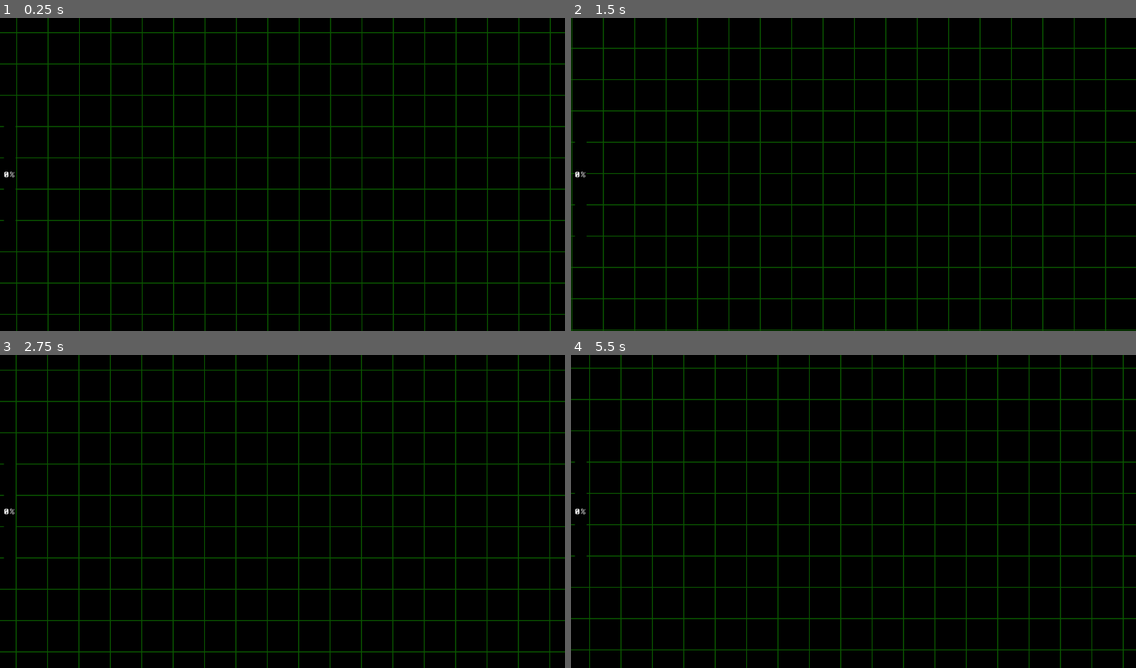
Above: before the commit, frames 1-4 (two rows, left to right).
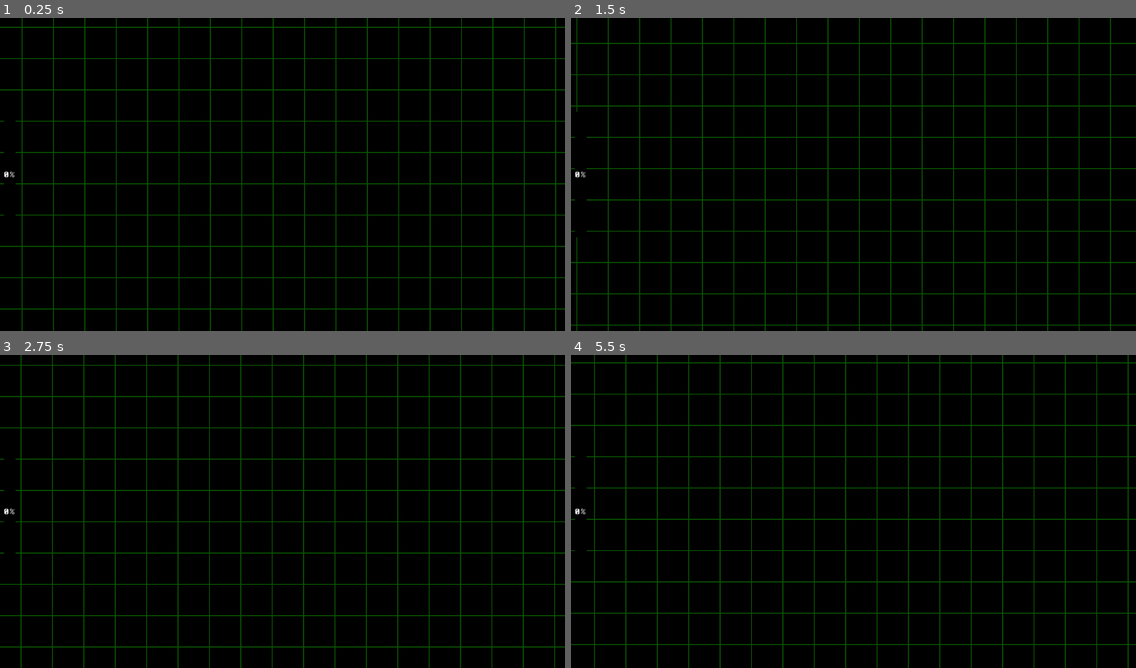
Above: after the commit, the same moments.

Repository: LunarTides/nutdealer
Game: Godot game, scene res://scenes/encounter/encounter_ui.tscn
Same seed, same stepped clock (60 frames per second), same inputs: the game is played once before the commit and once after it. This scene is started directly instead of the project's main scene. The engine's default icon, where the game draws it, is replaced by a stand-in: a white triangle on a blue panel in a dark square. Sound files missing from this copy of the repository are replaced by a short silence.
Inputs (mouse positions are in pixels of both pictures, inside the frame that each line leads up to):
- Up to frame 1 (0.25 s): no input
- Up to frame 2 (1.5 s): move the mouse to (977, 158) at 0.52 s; hold D (editor_pan_right) 0.53-1.25 s; hold Z (interact) 0.53-1.25 s; click (977, 158) at 0.67 s; drag from (740, 190) to (825, 237) at 1.27 s
- Up to frame 3 (2.75 s): move the mouse to (339, 442) at 2.02 s; hold D (editor_pan_right) from 2.03 s (still down); hold Z (interact) from 2.03 s (still down)
- Up to frame 4 (5.5 s): release D (editor_pan_right) at 2.75 s; release Z (interact) at 2.75 s; drag from (825, 574) to (684, 464) at 2.77 s; move the mouse to (1023, 558) at 3.52 s; hold A (editor_pan_left) 3.53-4.25 s; hold Z (interact) 3.53-4.25 s; drag from (684, 464) to (768, 433) at 4.27 s; move the mouse to (881, 511) at 5.02 s; hold S (editor_pan_down) from 5.03 s (still down); hold Z (interact) from 5.03 s (still down); click (881, 511) at 5.17 s

The runs differ from the first frame. In frame 1, 14% of the frame differs, in the area x 0-100%, y 0-100%; in frame 2, 14%; in frame 3, 14%; in frame 4, 15%.

Commit message:
Improve tile encounter ui a little

Diff:
--- a/scenes/creator/tile/encounter/encounter_ui.tscn
+++ b/scenes/creator/tile/encounter/encounter_ui.tscn
@@ -11,33 +11,30 @@
 layout_mode = 3
 anchors_preset = 0
 script = ExtResource("1_wg8ba")
-main = NodePath("VBoxContainer/Upper/Main")
-party_member_customizer = NodePath("VBoxContainer/Lower/PartyMemberCustomizer")
-enemy_customizer = NodePath("VBoxContainer/Lower/EnemyCustomizer")
+main = NodePath("Upper/VBoxContainer/Main")
+party_member_customizer = NodePath("Upper/VBoxContainer/PartyMemberCustomizer")
+enemy_customizer = NodePath("Upper/VBoxContainer/EnemyCustomizer")
 metadata/_tab_index = 1
 
-[node name="VBoxContainer" type="VBoxContainer" parent="." unique_id=906916803]
-layout_mode = 0
-offset_right = 40.0
-offset_bottom = 40.0
+[node name="Upper" type="HBoxContainer" parent="." unique_id=1077439485]
+layout_mode = 1
+offset_right = 1032.0
+offset_bottom = 1140.0
 theme_override_constants/separation = 8
 
-[node name="Upper" type="HBoxContainer" parent="VBoxContainer" unique_id=1077439485]
+[node name="VBoxContainer" type="VBoxContainer" parent="Upper" unique_id=906916803]
 layout_mode = 2
 theme_override_constants/separation = 8
 
-[node name="Main" parent="VBoxContainer/Upper" unique_id=1151965058 instance=ExtResource("2_nicsj")]
+[node name="Main" parent="Upper/VBoxContainer" unique_id=1151965058 instance=ExtResource("2_nicsj")]
 layout_mode = 2
 
-[node name="Logic" parent="VBoxContainer/Upper" unique_id=23582441 instance=ExtResource("3_rnxnx")]
+[node name="PartyMemberCustomizer" parent="Upper/VBoxContainer" unique_id=1204561274 instance=ExtResource("4_o6kio")]
 layout_mode = 2
 
-[node name="Lower" type="HBoxContainer" parent="VBoxContainer" unique_id=33488717]
-layout_mode = 2
-theme_override_constants/separation = 8
-
-[node name="PartyMemberCustomizer" parent="VBoxContainer/Lower" unique_id=1204561274 instance=ExtResource("4_o6kio")]
+[node name="EnemyCustomizer" parent="Upper/VBoxContainer" unique_id=320387843 instance=ExtResource("5_u5u6w")]
 layout_mode = 2
 
-[node name="EnemyCustomizer" parent="VBoxContainer/Lower" unique_id=320387843 instance=ExtResource("5_u5u6w")]
+[node name="Logic" parent="Upper" unique_id=23582441 instance=ExtResource("3_rnxnx")]
+custom_maximum_size = Vector2(-1, 712)
 layout_mode = 2
--- a/scenes/creator/tile/encounter/logic.tscn
+++ b/scenes/creator/tile/encounter/logic.tscn
@@ -9,8 +9,15 @@
 font_size = 24
 font_color = Color(0, 0.76862746, 0.9098039, 1)
 
+[sub_resource type="StyleBoxFlat" id="StyleBoxFlat_p28jy"]
+bg_color = Color(0, 0, 0, 1)
+border_width_left = 1
+border_width_top = 1
+border_width_right = 1
+border_width_bottom = 1
+
 [node name="Logic" type="TabContainer" unique_id=23582441]
-custom_minimum_size = Vector2(512, 356)
+custom_minimum_size = Vector2(1024, 712)
 theme_override_styles/panel = SubResource("StyleBoxFlat_ltqpr")
 current_tab = 0
 clip_tabs = false
@@ -21,7 +28,7 @@
 
 [node name="EncounterGrid" type="TextureRect" parent="Properties" unique_id=1672273597]
 modulate = Color(0.039698455, 0.33625436, 1.92523e-07, 1)
-custom_maximum_size = Vector2(512, 384)
+custom_maximum_size = Vector2(1024, 768)
 clip_contents = true
 layout_mode = 0
 anchor_right = 1.0
@@ -42,17 +49,16 @@
 layout_mode = 2
 metadata/_tab_index = 1
 
-[node name="EncounterGrid2" type="TextureRect" parent="Bullet Patterns" unique_id=1063697216]
+[node name="EncounterGrid" type="TextureRect" parent="Bullet Patterns" unique_id=1569448553]
 modulate = Color(0.039698455, 0.33625436, 1.92523e-07, 1)
-custom_maximum_size = Vector2(512, 384)
+custom_maximum_size = Vector2(1024, 768)
 clip_contents = true
 layout_mode = 1
 anchors_preset = 15
 anchor_right = 1.0
 anchor_bottom = 1.0
 offset_top = -27.0
-grow_horizontal = 2
-grow_vertical = 2
+offset_bottom = 28.0
 mouse_filter = 2
 texture = ExtResource("1_p28jy")
 stretch_mode = 1
@@ -63,9 +69,24 @@
 text = "wip :3 (bullet patterns)"
 label_settings = SubResource("LabelSettings_6knb3")
 
+[node name="SoulContainer" type="PanelContainer" parent="Bullet Patterns" unique_id=1117410755]
+custom_minimum_size = Vector2(256, 256)
+layout_mode = 1
+anchors_preset = 8
+anchor_left = 0.5
+anchor_top = 0.5
+anchor_right = 0.5
+anchor_bottom = 0.5
+offset_left = -20.0
+offset_top = -20.0
+offset_right = 20.0
+offset_bottom = 20.0
+grow_horizontal = 2
+grow_vertical = 2
+theme_override_styles/panel = SubResource("StyleBoxFlat_p28jy")
+
 [node name="Script" type="CodeEdit" parent="." unique_id=1975531223]
 visible = false
 layout_mode = 2
 placeholder_text = "wip :3 (script)"
-delimiter_strings = Array[String](["\" \"", "' '"])
 metadata/_tab_index = 2
--- a/scenes/encounter/creator.gd
+++ b/scenes/encounter/creator.gd
@@ -5,6 +5,7 @@
 @export_category("UI Nodes")
 @export var enemy_infos: TabContainer
 @export var end_encounter_button: Button
+@export var end_encounter_without_animation_button: Button
 
 # Called when the node enters the scene tree for the first time.
 func _ready() -> void:
@@ -28,4 +29,11 @@
 
 func _on_end_encounter_button_pressed() -> void:
 	end_encounter_button.hide()
+	end_encounter_without_animation_button.hide()
 	Encounter.end(true)
+
+
+func _on_end_encounter_without_animation_button_pressed() -> void:
+	end_encounter_button.hide()
+	end_encounter_without_animation_button.hide()
+	Encounter.end(true, true)
--- a/scenes/encounter/encounter_ui.tscn
+++ b/scenes/encounter/encounter_ui.tscn
@@ -48,10 +48,10 @@
 modulate = Color(0.039698455, 0.33625436, 1.92523e-07, 1)
 z_index = -10
 layout_mode = 0
-offset_left = -99.92009
-offset_top = -156.07874
-offset_right = 1308.08
-offset_bottom = 739.92126
+offset_left = -89.54098
+offset_top = -166.45813
+offset_right = 1318.459
+offset_bottom = 729.5419
 mouse_filter = 2
 texture = ExtResource("1_3ians")
 stretch_mode = 1
@@ -63,7 +63,7 @@
 limit_right = 1152
 limit_bottom = 640
 
-[node name="Creator" type="Control" parent="." unique_id=1234424102 node_paths=PackedStringArray("enemy_infos", "end_encounter_button")]
+[node name="Creator" type="Control" parent="." unique_id=1234424102 node_paths=PackedStringArray("enemy_infos", "end_encounter_button", "end_encounter_without_animation_button")]
 layout_mode = 1
 anchors_preset = 15
 anchor_right = 1.0
@@ -72,7 +72,8 @@
 grow_vertical = 2
 script = ExtResource("3_v6ope")
 enemy_infos = NodePath("VBoxContainer/EnemyInfos")
-end_encounter_button = NodePath("VBoxContainer/EndEncounterButton")
+end_encounter_button = NodePath("VBoxContainer/HBoxContainer/EndEncounterButton")
+end_encounter_without_animation_button = NodePath("VBoxContainer/HBoxContainer/EndEncounterWithoutAnimationButton")
 
 [node name="VBoxContainer" type="VBoxContainer" parent="Creator" unique_id=6184467]
 layout_mode = 1
@@ -95,9 +96,17 @@
 layout_mode = 2
 enemy = SubResource("Resource_q28hl")
 
-[node name="EndEncounterButton" type="Button" parent="Creator/VBoxContainer" unique_id=1417115440]
+[node name="HBoxContainer" type="HBoxContainer" parent="Creator/VBoxContainer" unique_id=322760902]
+layout_mode = 2
+theme_override_constants/separation = 0
+
+[node name="EndEncounterButton" type="Button" parent="Creator/VBoxContainer/HBoxContainer" unique_id=1417115440]
 layout_mode = 2
 text = "End Encounter"
+
+[node name="EndEncounterWithoutAnimationButton" type="Button" parent="Creator/VBoxContainer/HBoxContainer" unique_id=1514143177]
+layout_mode = 2
+text = "w/o anim"
 
 [node name="ActionsContainer" type="HBoxContainer" parent="." unique_id=2076557488]
 layout_mode = 1
@@ -191,4 +200,5 @@
 value = 50.0
 fill_mode = 3
 
-[connection signal="pressed" from="Creator/VBoxContainer/EndEncounterButton" to="Creator" method="_on_end_encounter_button_pressed"]
+[connection signal="pressed" from="Creator/VBoxContainer/HBoxContainer/EndEncounterButton" to="Creator" method="_on_end_encounter_button_pressed"]
+[connection signal="pressed" from="Creator/VBoxContainer/HBoxContainer/EndEncounterWithoutAnimationButton" to="Creator" method="_on_end_encounter_without_animation_button_pressed"]
